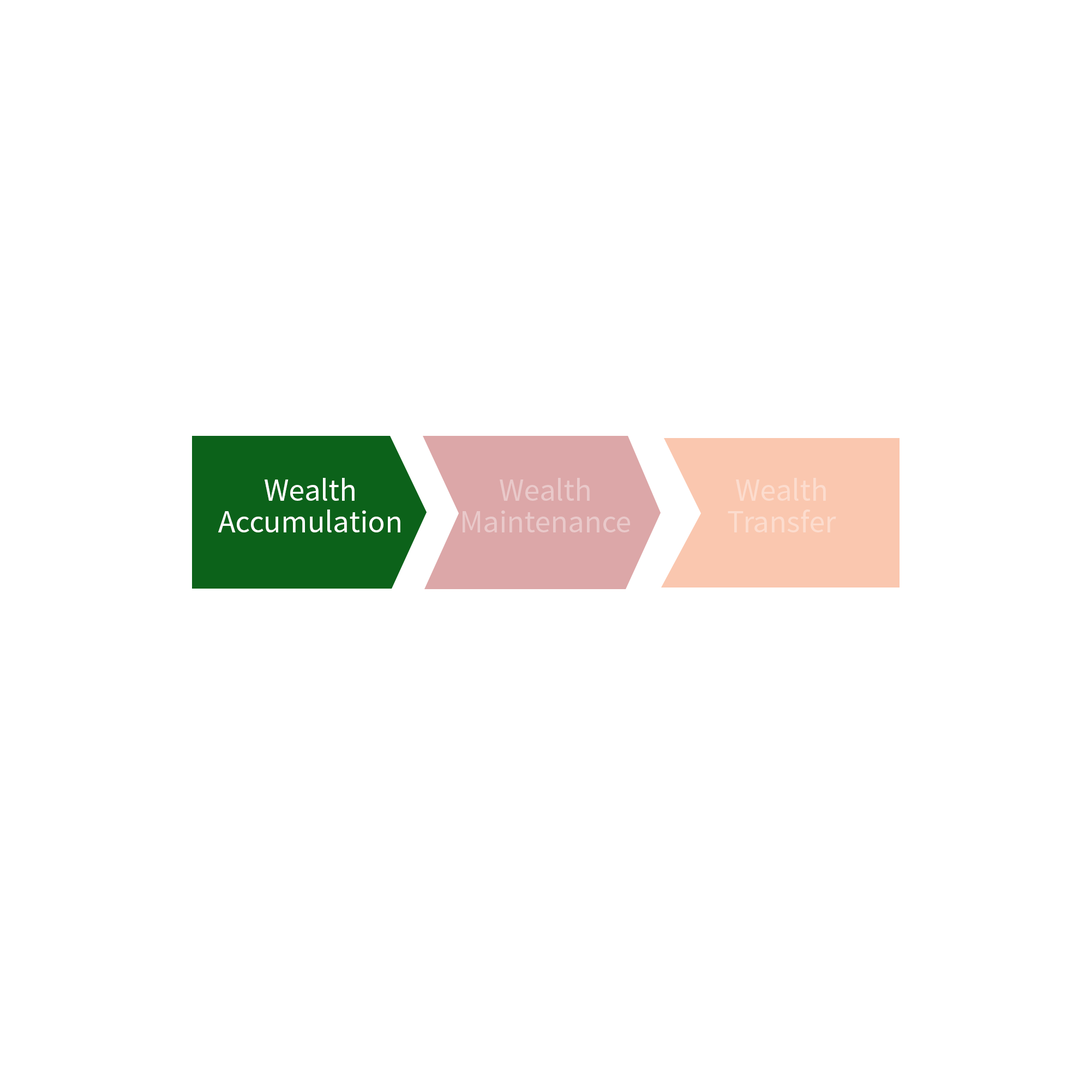
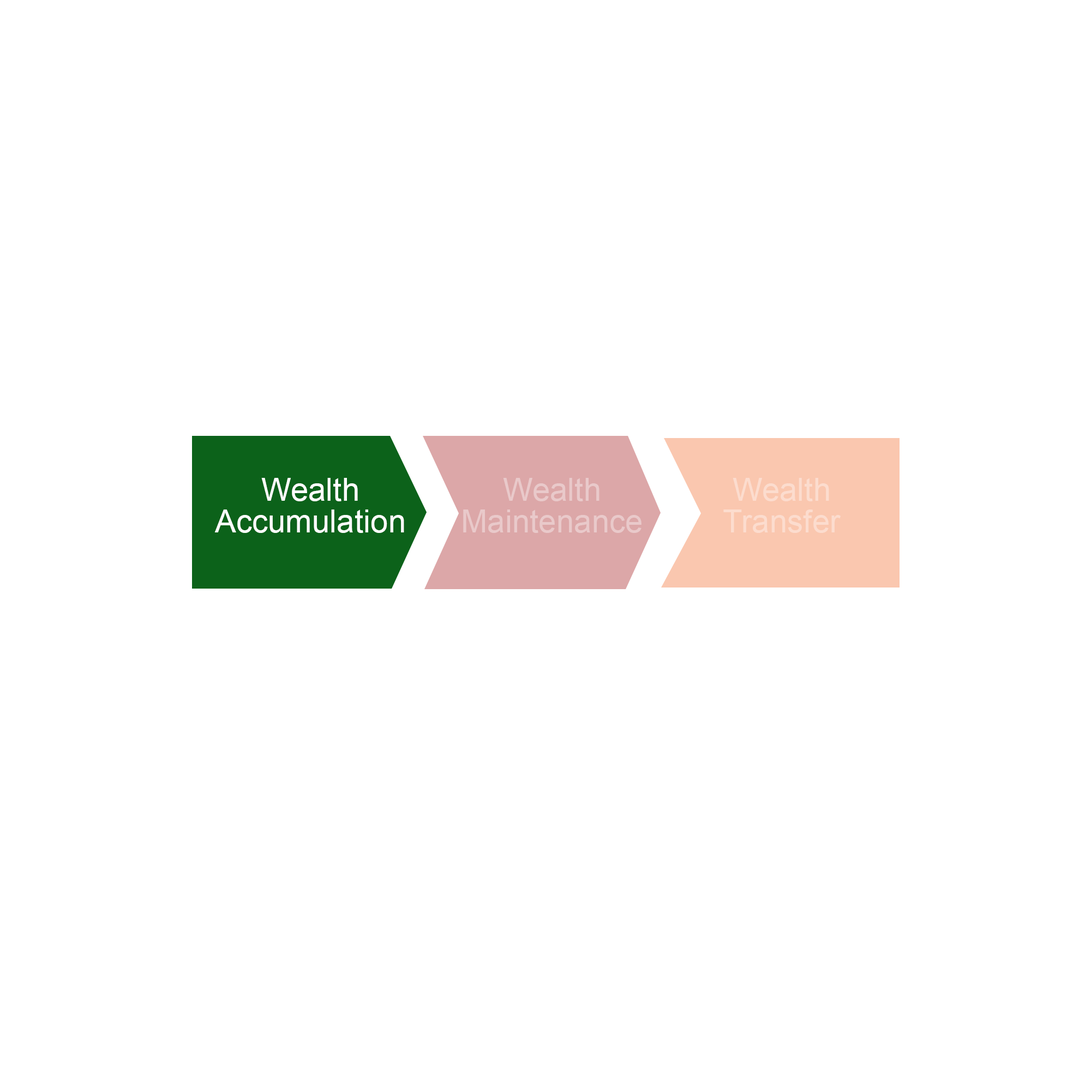
Layer changes from the first 1091×1091 image to the second:
painted on "Wealth Transfer" over 723, 478, 841, 534
painted on "Wealth Maintenance" over 462, 478, 642, 534
painted on "Wealth Accumulation" over 214, 478, 405, 534
